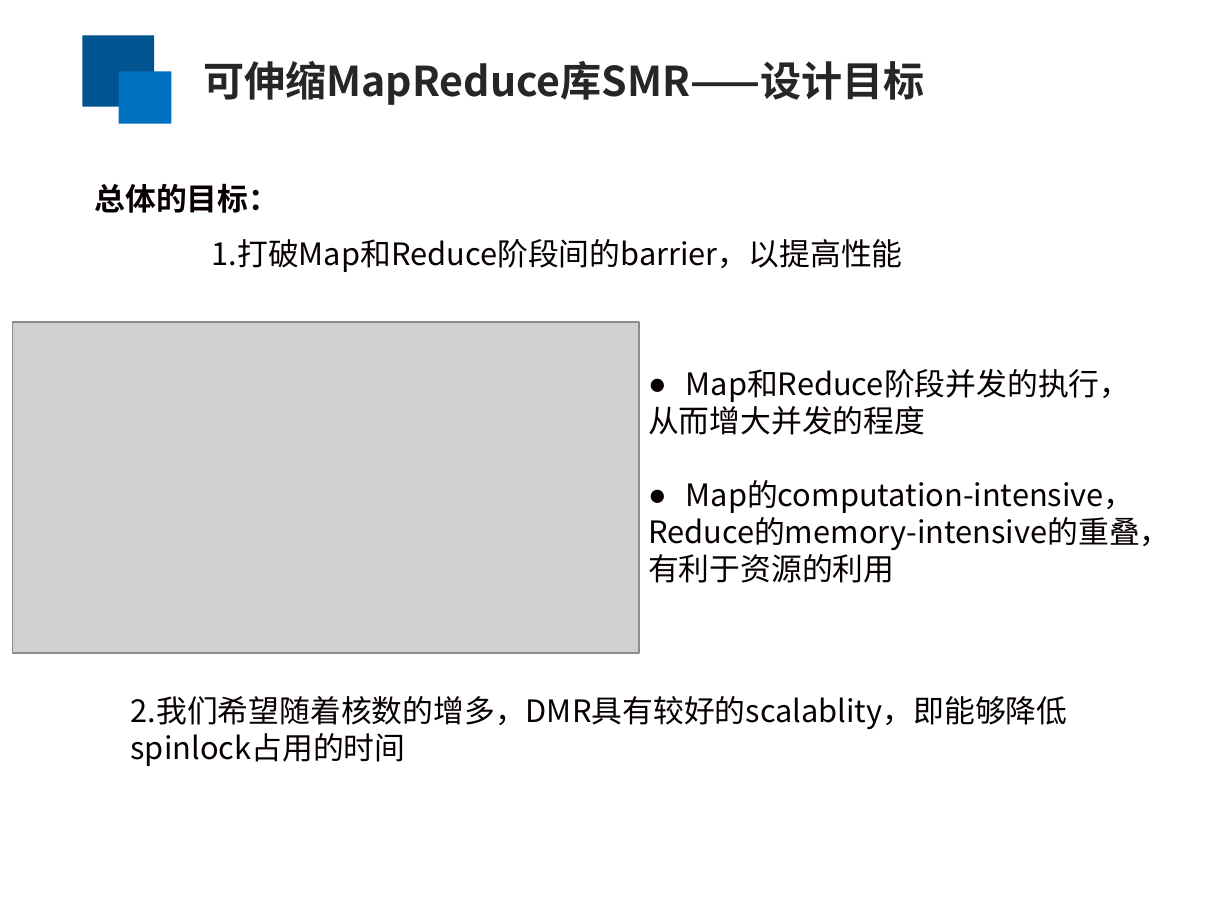
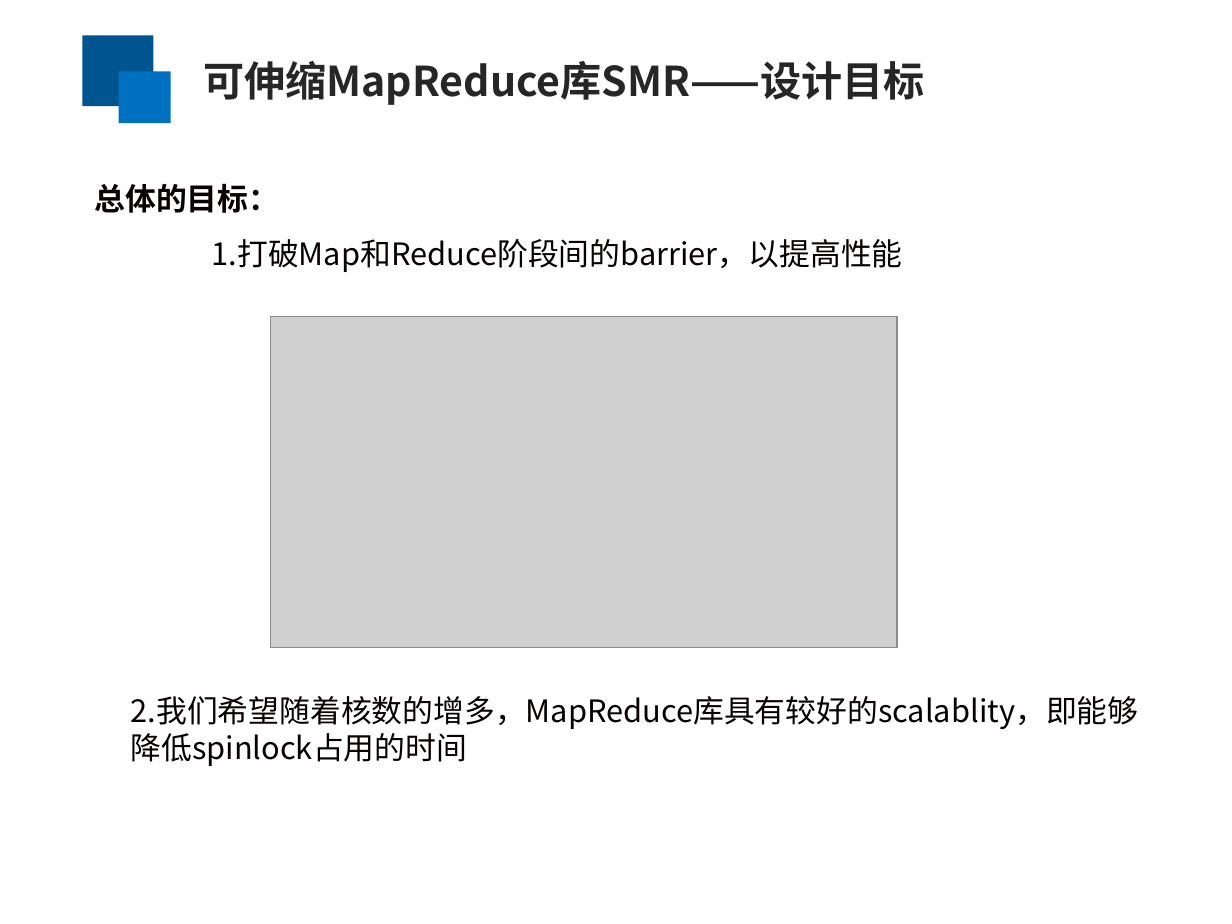
Before and after one commit to yufenyu/work, a slide deck: slide 6 of dmr_paper/paper/chinaSys-2016.ppt. Drawn at 1232x924 pixels with LibreOffice and Linux fonts; fonts in the diff are those of the drawing; grey boxes stand for pictures. Boxes give left, top, right and bottom in pixels: in the first picture for what was removed or moved away, otherwise in the second. Text is boxed around its words. In the diff, an @@ line names an element or a change of style, - is before the commit and + after.

```diff
--- a/dmr_paper/paper/chinaSys-2016.ppt
+++ b/dmr_paper/paper/chinaSys-2016.ppt
@@ picture: place and size @@
-picture at box(12, 322, 639, 653)
+picture at box(270, 317, 897, 648)
@@ text removed at box(648, 369, 1171, 583) @@
-● Map和Reduce阶段并发的执行，
-从而增大并发的程度
-● Map的computation-intensive，
-Reduce的memory-intensive的重叠，
-有利于资源的利用
@@ text at box(131, 696, 1139, 766): text changed @@
-2.我们希望随着核数的增多，DMR具有较好的scalablity，即能够降低spinlock占用的时间
+2.我们希望随着核数的增多，MapReduce库具有较好的scalablity，即能够降低spinlock占用的时间
```
Also in this commit, not shown: 8 other slides changed, 8 slides added, 6 slides removed.
